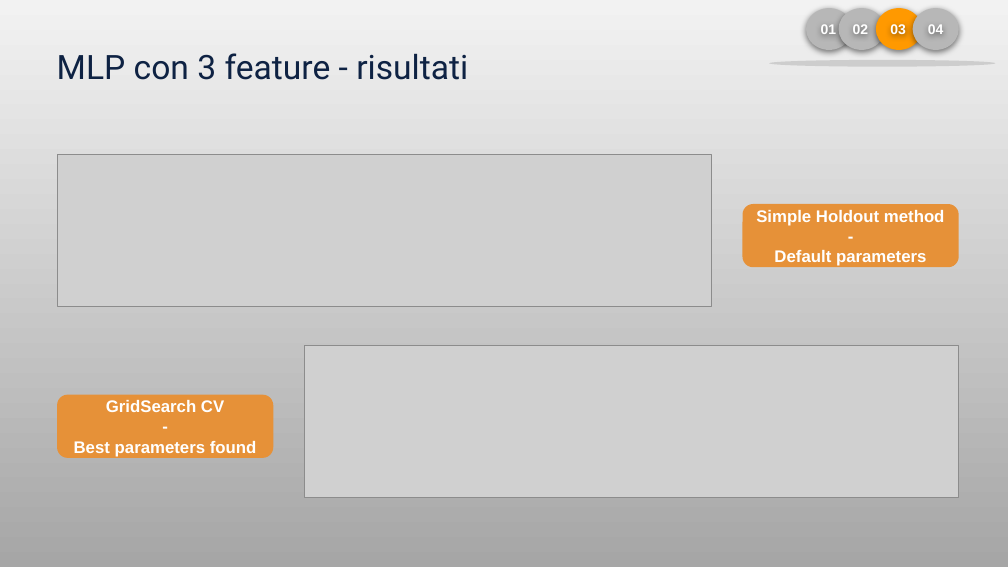
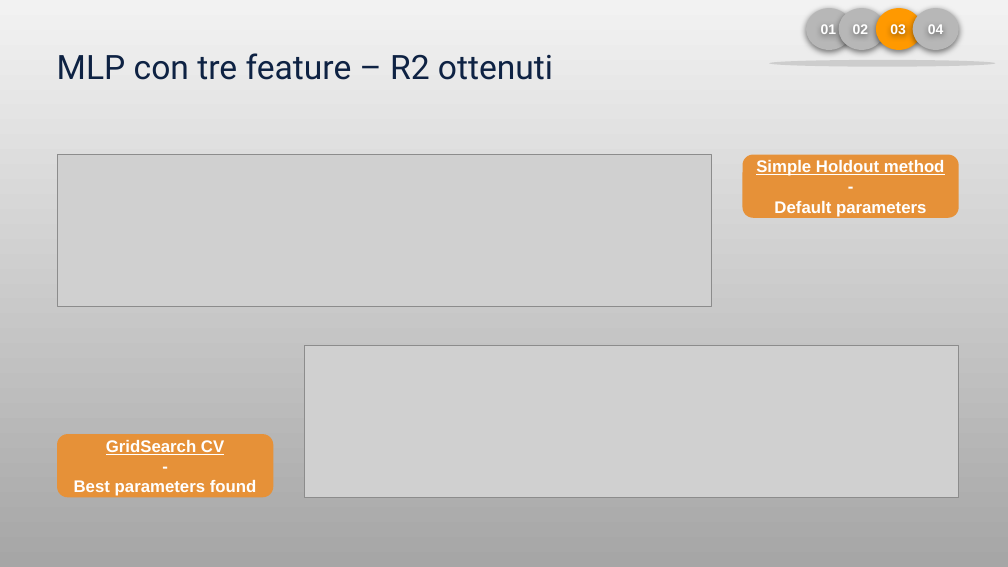
Before and after one commit to LorenzoPiazza/MachineLearning-case-study, a slide deck: slide 13 of Piazza-Presentazione.pptx. Drawn at 1008x567 pixels with LibreOffice and Linux fonts; fonts in the diff are those of the drawing; grey boxes stand for pictures. Boxes give left, top, right and bottom in pixels: in the first picture for what was removed or moved away, otherwise in the second. Text is boxed around its words. In the diff, an @@ line names an element or a change of style, - is before the commit and + after.

```diff
--- a/Piazza-Presentazione.pptx
+++ b/Piazza-Presentazione.pptx
@@ text at <box>57,53,553,80</box>: text changed @@
-MLP con 3 feature - risultati
+MLP con tre feature – R2 ottenuti
@@ rounded rectangle "Simple Holdout method": place and size @@
-rounded rectangle "Simple Holdout method" at <box>743,204,959,267</box>
+rounded rectangle "Simple Holdout method" at <box>743,154,959,218</box>
@@ text in rounded rectangle at <box>756,160,945,176</box>: underline on in "Simple Holdout method" @@
@@ rounded rectangle "GridSearch CV": place and size @@
-rounded rectangle "GridSearch CV" at <box>57,395,273,459</box>
+rounded rectangle "GridSearch CV" at <box>57,434,273,498</box>
@@ text in rounded rectangle at <box>106,440,224,455</box>: underline on in "GridSearch CV" @@
```
Also in this commit, not shown: 7 other slides changed, 2 slides added, 3 other files.
